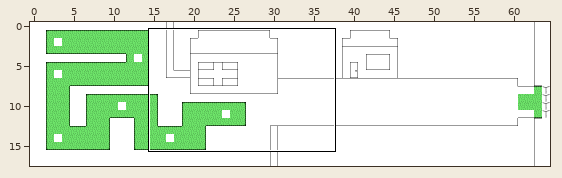
An edit to a level. Tiled map, Tiled_data/Tiled_TownMap.tmx. Above, an overview of the earlier version with the close-up marked.
Close-up. First the earlier version:
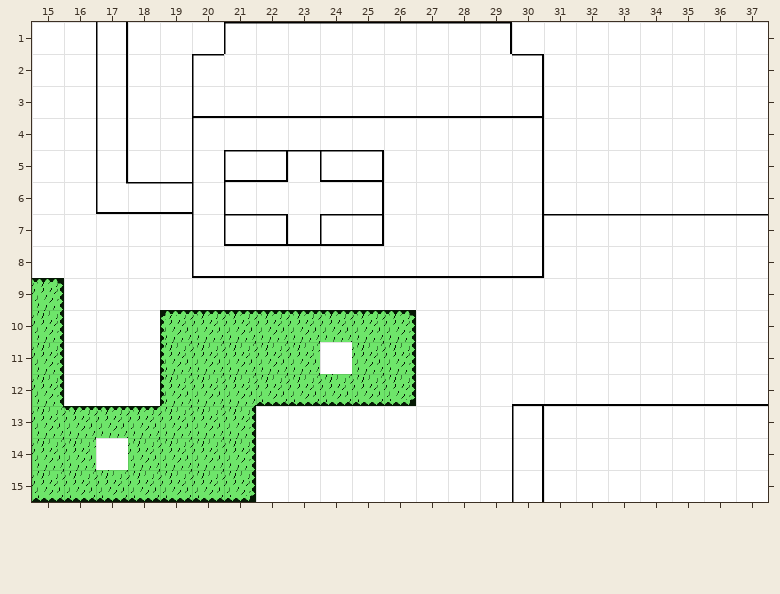
Cells are 40x40 px. Shown: x 15..37, y 1..15.
After:
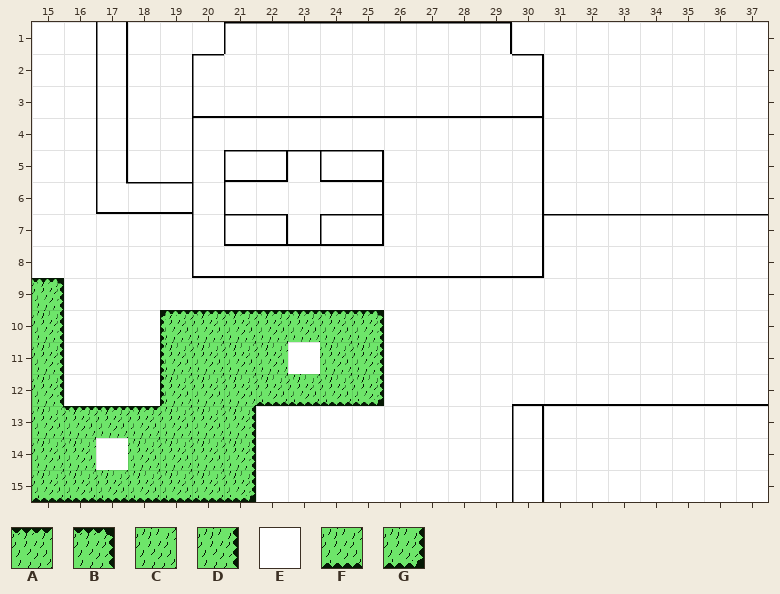
Key: from "Tiled_Tileset": A 6, B 7, C 21, D 22, E 24, F 36, G 37.
_ is an empty cell.
Tiles replaced or removed in this view: A, B, C, D, E, F, G.
The edit:
Changed rows in their new state; . is an unchanged cell.
Layer "Tile Layer 1":
first column x 23:
10 ..BE
11 ECDE
12 ..GE
